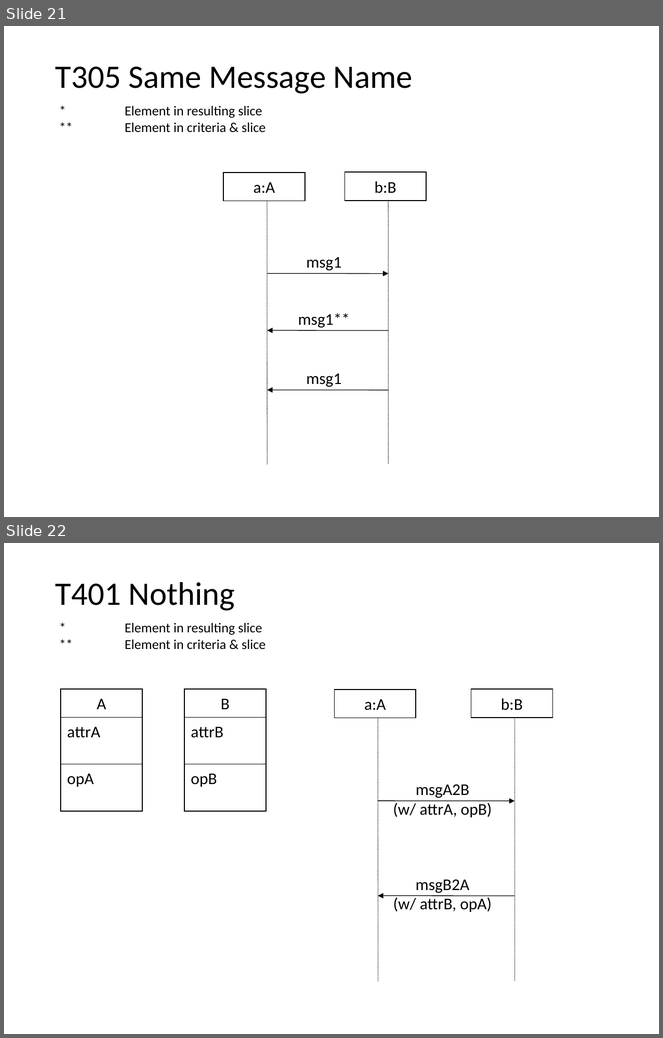
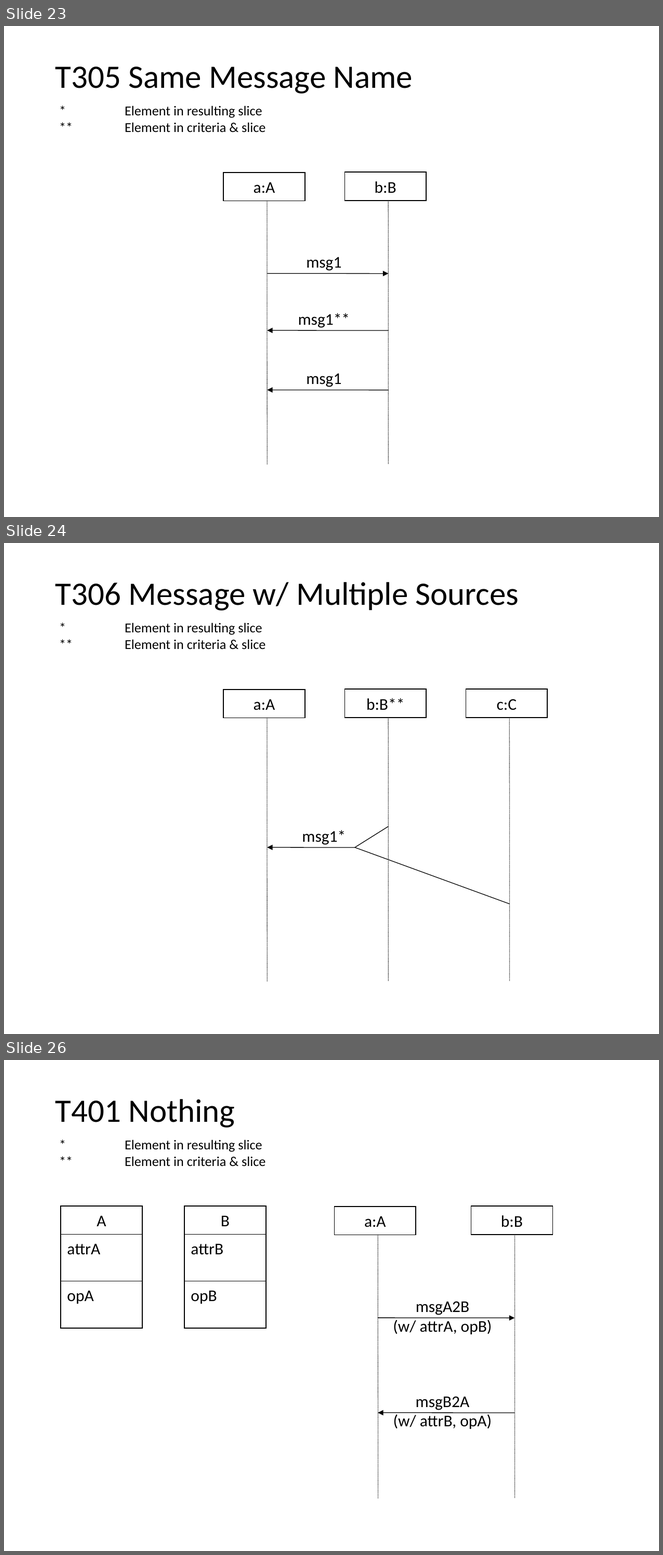
Before and after one commit to nlsfung/MMINT_Examples, a slide deck: SDSliceTestSuite/TestSuite.ppt. Shown one above the other, each under a label of ours: slides 21 and 22 before the commit, slides 23, 24 and 26 after it; the slides between them are not shown. The pictures are 663x1038 and 663x1555 pixels, drawn with LibreOffice and Linux fonts; fonts in the diff are those of the drawing. Boxes give left, top, right and bottom in pixels: in the first picture for what was removed or moved away, otherwise in the second. Text is boxed around its words. In the diff, an @@ line names an element or a change of style, - is before the commit and + after.

```diff
--- a/SDSliceTestSuite/TestSuite.ppt
+++ b/SDSliceTestSuite/TestSuite.ppt
@@ slide 24 added at (4,543,659,1034), background #FFFFFF; not listed: 1 template element that a slide beside it also shows @@
@@ text added at (55,582,519,611), 36 pt, text #000000 @@
+T306 Message w/ Multiple Sources
@@ rectangle added at (223,690,305,718), fill #FFFFFF, outline #000000 0.94 pt, 18 pt, text #000000 @@
+a:A
@@ rectangle added at (345,689,426,717), fill #FFFFFF, outline #000000 0.94 pt, 18 pt, text #000000 @@
+b:B**
@@ rectangle added at (466,689,547,717), fill #FFFFFF, outline #000000 0.94 pt, 18 pt, text #000000 @@
+c:C
@@ line added from (268, 718) to (268, 981), #000000 0.74 pt dashed @@
@@ line added from (389, 717) to (389, 981), #000000 0.74 pt dashed @@
@@ line added from (510, 717) to (510, 981), #000000 0.74 pt dashed @@
@@ text added at (302,830,346,845), 18 pt, text #000000 @@
+msg1*
@@ line added from (354, 848) to (389, 827), #000000 0.74 pt @@
@@ arrow added from (354, 848) to (268, 848), #000000 0.74 pt @@
@@ line added from (354, 848) to (510, 904), #000000 0.74 pt @@
@@ what was slide 21 is now slide 23 @@
@@ what was slide 22 is now slide 26 @@
```
Also in this commit, not shown: 3 other slides added, 14 other files.
